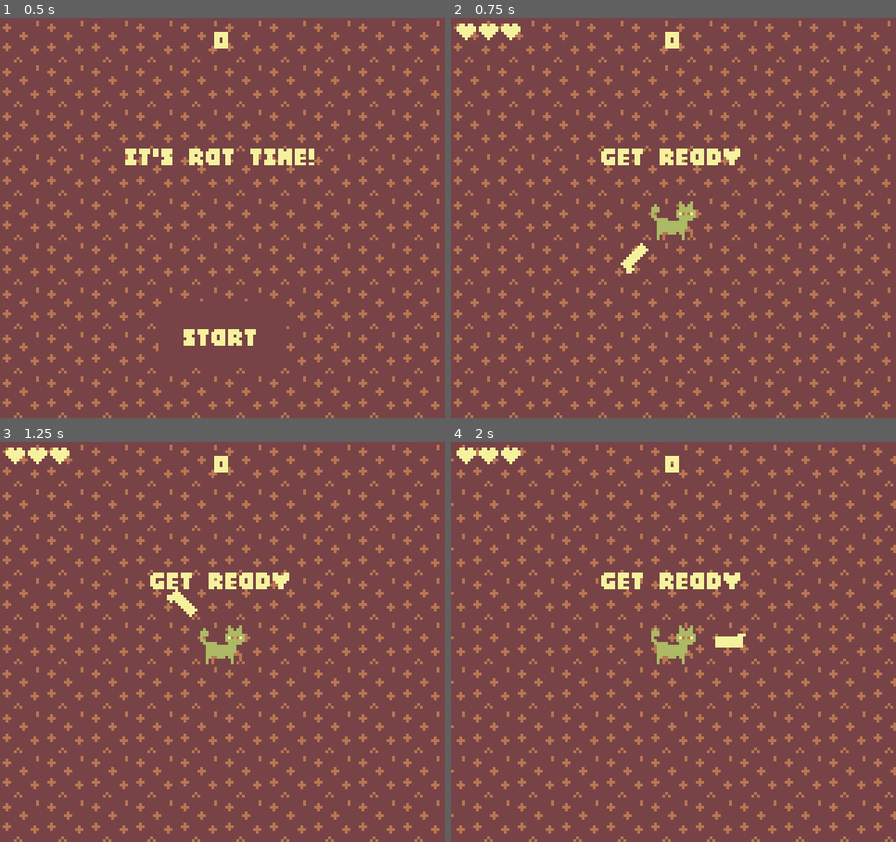
Above: before the commit, frames 1-4 (two rows, left to right).
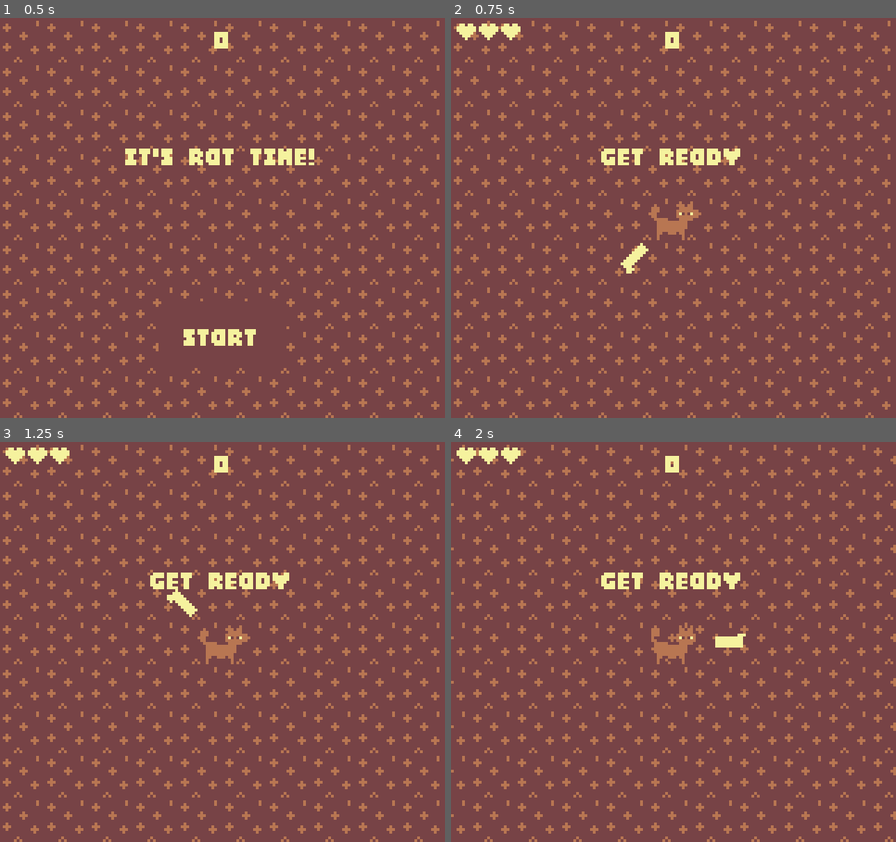
Above: after the commit, the same moments.

Repository: darwinscoat/gameboy-godot-template
Game: Godot game, scene res://main.tscn
Same seed, same stepped clock (60 frames per second), same inputs: the game is played once before the commit and once after it.
Inputs:
- Up to frame 1 (0.5 s): no input
- Up to frame 2 (0.75 s): click "Start" at 0.5 s
- Up to frame 3 (1.25 s): no input
- Up to frame 4 (2 s): hold Right (move_right) from 1.28 s (still down)

Frame 1 is identical in both runs. In frame 2, 0.5% of the frame differs, in the area x 45-55%, y 45-56%; in frame 3, 0.5%; in frame 4, 0.5%.

Commit message:
millennial grey edition
color corrected assets to work with filter, added placeholders and fixed certain sprites

Diff:
--- a/coin.tscn
+++ b/coin.tscn
@@ -2,15 +2,29 @@
 
 [ext_resource type="Texture2D" uid="uid://ci1wm3m2ru3ii" path="res://Assets/Sprites/coinspin.png" id="1_d5gmh"]
 
+[sub_resource type="AtlasTexture" id="AtlasTexture_d5gmh"]
+atlas = ExtResource("1_d5gmh")
+region = Rect2(0, 0, 16, 16)
+
 [sub_resource type="AtlasTexture" id="AtlasTexture_0t63x"]
 atlas = ExtResource("1_d5gmh")
-region = Rect2(0, 0, 16, 16)
+region = Rect2(16, 0, 16, 16)
+
+[sub_resource type="AtlasTexture" id="AtlasTexture_v7riw"]
+atlas = ExtResource("1_d5gmh")
+region = Rect2(32, 0, 16, 16)
 
 [sub_resource type="SpriteFrames" id="SpriteFrames_yqs4j"]
 animations = [{
 "frames": [{
 "duration": 1.0,
+"texture": SubResource("AtlasTexture_d5gmh")
+}, {
+"duration": 1.0,
 "texture": SubResource("AtlasTexture_0t63x")
+}, {
+"duration": 1.0,
+"texture": SubResource("AtlasTexture_v7riw")
 }],
 "loop": 1,
 "name": &"spin",
@@ -22,6 +36,6 @@
 [node name="AnimatedSprite2D" type="AnimatedSprite2D" parent="." unique_id=1427340781]
 sprite_frames = SubResource("SpriteFrames_yqs4j")
 animation = &"spin"
-frame_progress = 0.01181621
+frame_progress = 0.16456583
 
 [node name="StaticBody2D" type="StaticBody2D" parent="." unique_id=28935506]
--- a/player.tscn
+++ b/player.tscn
@@ -2,8 +2,18 @@
 
 [ext_resource type="Texture2D" uid="uid://dxx75dih33qim" path="res://Assets/Sprites/cat1test.png" id="1_4flbx"]
 [ext_resource type="Script" uid="uid://b54kiy7154yws" path="res://player.gd" id="1_onrkg"]
-[ext_resource type="Script" path="res://sword.gd" id="2_sword"]
+[ext_resource type="Texture2D" uid="uid://dqlqt0nwjjwrv" path="res://Assets/Sprites/Catdeath.png" id="2_2hs0m"]
+[ext_resource type="Script" uid="uid://bqtk1rx4a64yy" path="res://sword.gd" id="2_sword"]
+[ext_resource type="Texture2D" uid="uid://c13fyfj3pg404" path="res://Assets/Sprites/Cathit.png" id="3_1jxqw"]
 [ext_resource type="PackedScene" path="res://fish.tscn" id="3_fish"]
+
+[sub_resource type="AtlasTexture" id="AtlasTexture_dw050"]
+atlas = ExtResource("2_2hs0m")
+region = Rect2(0, 0, 16, 16)
+
+[sub_resource type="AtlasTexture" id="AtlasTexture_b26j0"]
+atlas = ExtResource("3_1jxqw")
+region = Rect2(0, 0, 16, 16)
 
 [sub_resource type="AtlasTexture" id="AtlasTexture_onrkg"]
 atlas = ExtResource("1_4flbx")
@@ -19,12 +29,18 @@
 
 [sub_resource type="SpriteFrames" id="SpriteFrames_yqs4j"]
 animations = [{
-"frames": [],
+"frames": [{
+"duration": 1.0,
+"texture": SubResource("AtlasTexture_dw050")
+}],
 "loop": 1,
 "name": &"death",
 "speed": 5.0
 }, {
-"frames": [],
+"frames": [{
+"duration": 1.0,
+"texture": SubResource("AtlasTexture_b26j0")
+}],
 "loop": 1,
 "name": &"hit",
 "speed": 5.0
@@ -56,6 +72,7 @@
 [node name="AnimatedSprite2D" type="AnimatedSprite2D" parent="." unique_id=462967740]
 sprite_frames = SubResource("SpriteFrames_yqs4j")
 animation = &"walk"
+frame_progress = 0.7686936
 
 [node name="CollisionShape2D" type="CollisionShape2D" parent="." unique_id=54510400]
 position = Vector2(0, 2)
@@ -63,6 +80,6 @@
 
 [node name="Camera2D" type="Camera2D" parent="." unique_id=201217747]
 
-[node name="Sword" type="Node2D" parent="."]
+[node name="Sword" type="Node2D" parent="." unique_id=1815046502]
 script = ExtResource("2_sword")
 fish_scene = ExtResource("3_fish")
Binary file changed: Assets/Sprites/Beedeath.png
Binary file added: Assets/Sprites/Catdeath.png
Not shown, added: Assets/Sprites/Catdeath.png.import
Binary file added: Assets/Sprites/Cathit.png
Not shown, added: Assets/Sprites/Cathit.png.import
Binary file added: Assets/Sprites/bg1.png
Not shown, added: Assets/Sprites/bg1.png.import
Binary file changed: Assets/Sprites/cat1test.png
Binary file added: Assets/Sprites/coinL.png
Not shown, added: Assets/Sprites/coinL.png.import
Binary file changed: Assets/Sprites/coinspin.png
Binary file changed: Assets/Sprites/rat1test.png
(and 2 more such lines)
